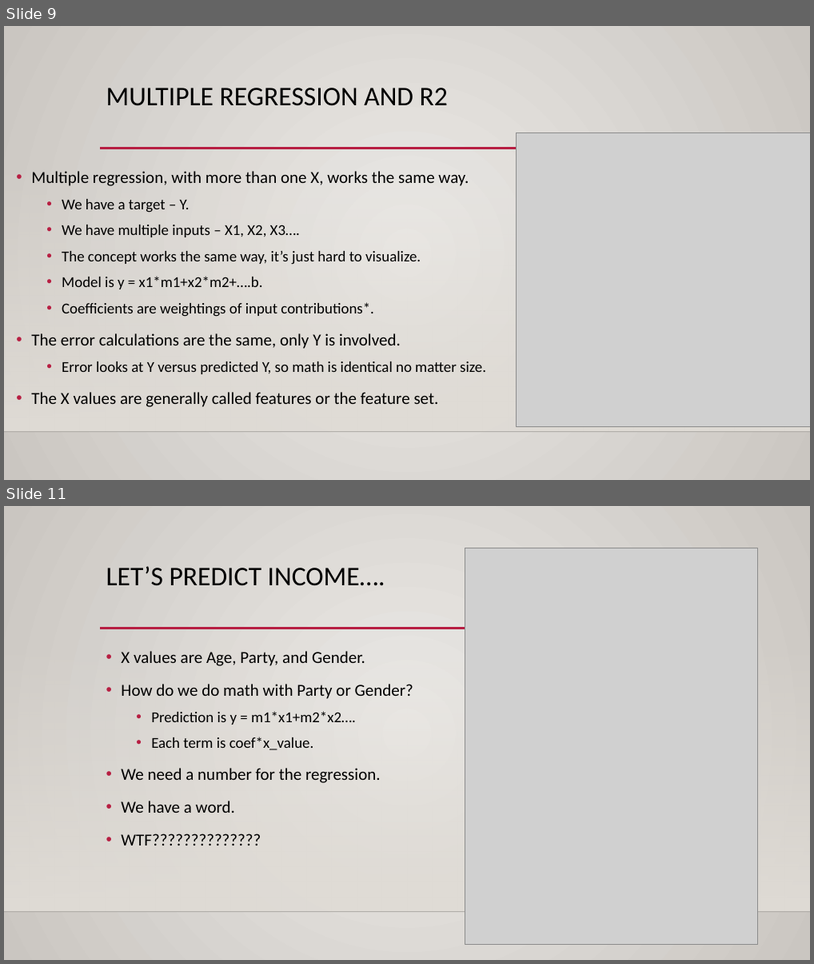
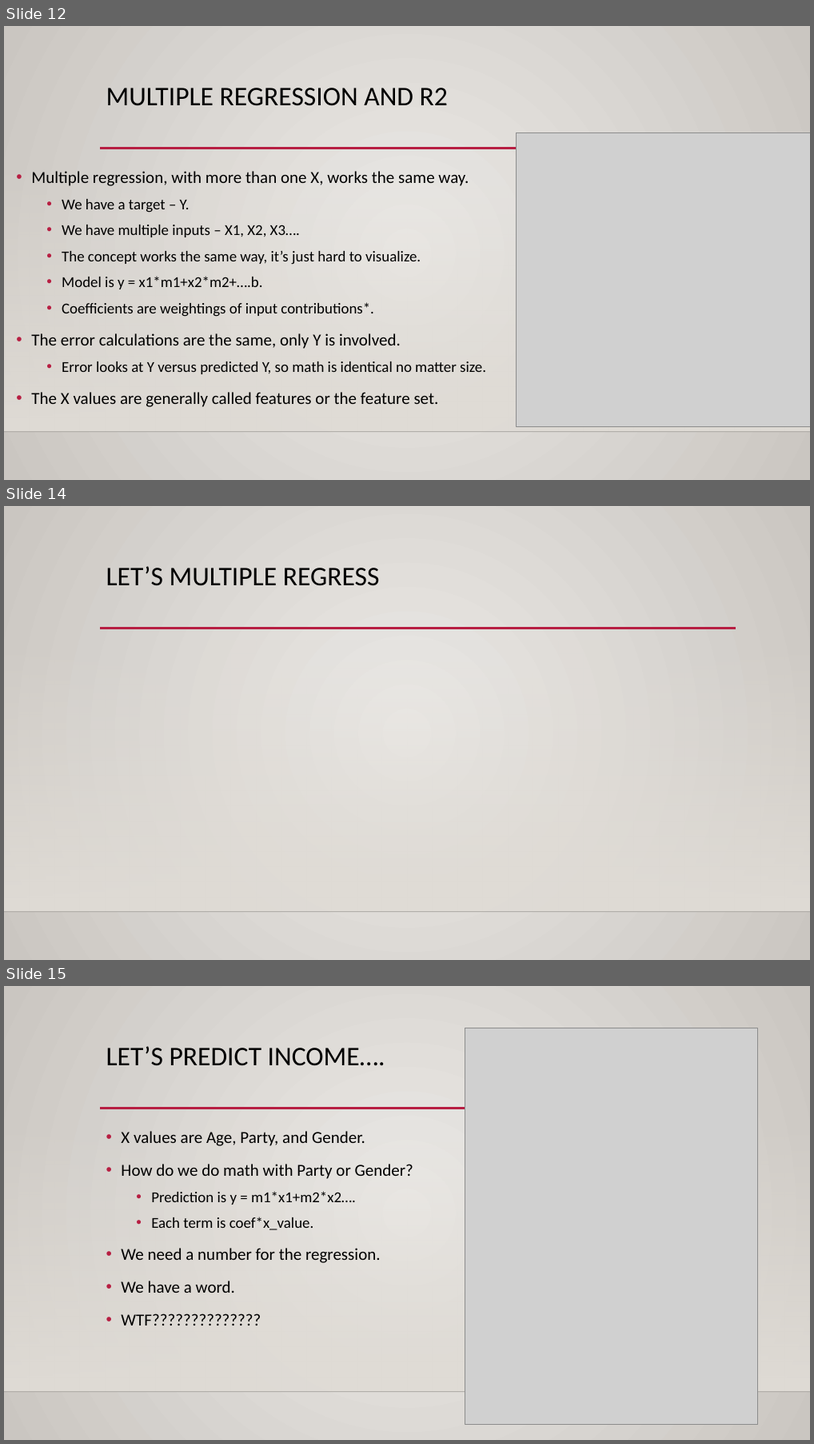
Before and after one commit to AkeemSemperDataScience/Basic_Stats_in_Python_Student_Repository, a slide deck: reference_material/slides/022_encoding.pptx. Shown one above the other, each under a label of ours: slides 9 and 11 before the commit, slides 12, 14 and 15 after it; the slides between them are not shown. The pictures are 814x964 and 814x1444 pixels, drawn with LibreOffice and Linux fonts; fonts in the diff are those of the drawing; grey boxes stand for pictures; background and template pictures are left out. Boxes give left, top, right and bottom in pixels: in the first picture for what was removed or moved away, otherwise in the second. Text is boxed around its words. In the diff, an @@ line names an element or a change of style, - is before the commit and + after.

```diff
--- a/reference_material/slides/022_encoding.pptx
+++ b/reference_material/slides/022_encoding.pptx
@@ slide 14 added at [4,506,810,960], background gradient #ECEAE7 to #CAC7C1; not listed: 3 template elements that a slide beside it also shows @@
@@ title added at [106,566,380,586], 32 pt, text #000000 @@
+LET’S MULTIPLE REGRESS
@@ what was slide 9 is now slide 12 @@
@@ what was slide 11 is now slide 15 @@
```
Also in this commit, not shown: 11 slides changed, 4 other slides added, 22 other files.
